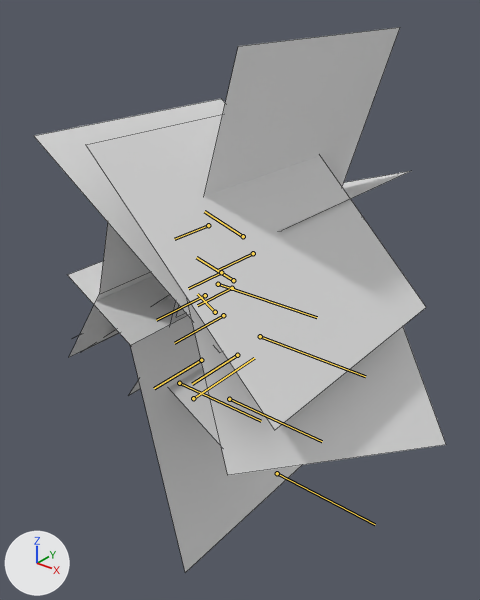
Renders of the FBX model Assets/Animations/shahi_animation.fbx from each side of a commit.
Camera for both pictures: a 50 mm camera at (0.02, -0.0211, 0.0197) aimed at (0.0039, -0.0011, 0.0073). The axes (+X, +Y, +Z) are drawn at lower left. The lights are the same throughout. Both versions are drawn at frame 22 of the action 'Default Take'; the numbers are the values there. The bones that bend it are drawn over the model as lines. Mesh edges are drawn as thin lines.

The first picture shows 'shahi_body'.
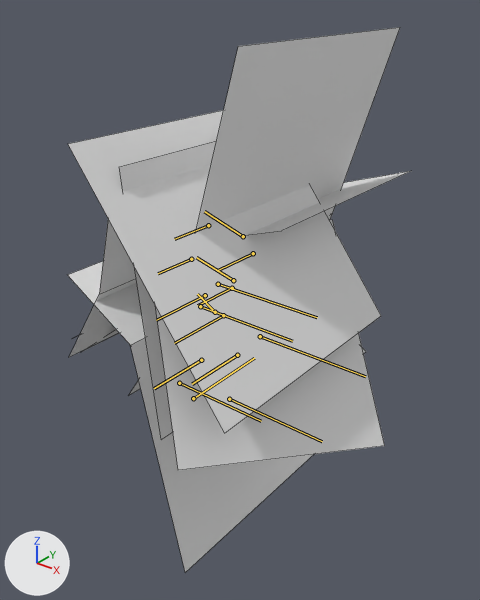
The change in detail:
Bone 'arm_l' (bone_arm_l) turns from (0, 72, 0) to (0, 22, 0) degrees about its own x, y and z.
Bone 'forearm_l' (bone_forearm_l) turns from (0, -11, 0) to (0, 31, 0) degrees about its own x, y and z.

Boxes [x1, y1, x2, y2] around the edits, measured in the pictures (480 x 600 px):
'shahi_body', posed (17% narrower)
    before: [34, 27, 446, 572]
    after: [68, 27, 410, 572]
bone 'forearm_l', root to tip
    before: (221, 272) to (188, 288)
    after: (191, 259) to (158, 273)
